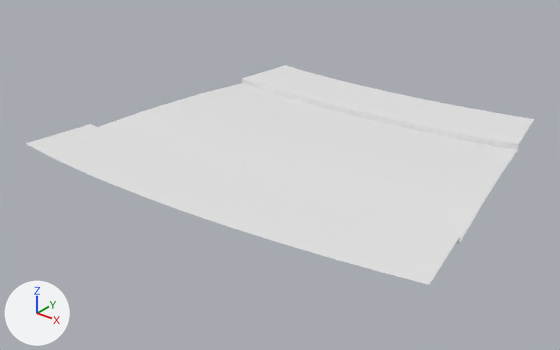
An edit to the glTF model public/assets/gen4/models/track-23.glb, drawn before and after from the same camera.
One viewpoint serves both versions: a 50 mm lens placed at (310.1, -600.6, 55.0), pointed at (240.1, -513.1, 0.8). The axes (+X, +Y, +Z) are drawn at lower left. The lights are the same throughout. The older version comes first. Vertices at exactly the same position are counted once.

In view in the first picture: 'track-23'.
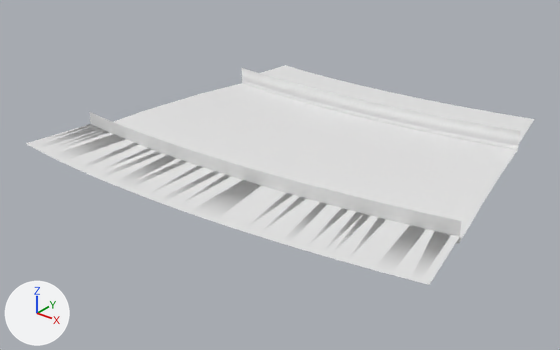
What changed in the scene script:
```text
Change me_track_23:
    used by ob_track_23; location = (0.0, 0.0, 0.0)
    remove me_track_23.from_pydata(...)  # 945 vertices, 1736 faces; spans x 206.9..277.6, y -538.1..-477.8, z 4.3..6.1
    add me_track_23.from_pydata(...)  # 1134 vertices, 2108 faces; spans x 206.9..277.6, y -538.1..-477.8, z 4.3..8.3
    me_track_23 part 1: 63 vertices added at x 208.4..275.3, y -526.1..-521.5, z 7.5..8.3
    other edits to the shape of me_track_23 do not show in these pictures
```

Changed parts and their boxes (x1, y1, x2, y2) in the pictures (560 x 350 px):
part 1 of me_track_23, added: after (89, 112, 462, 237)
